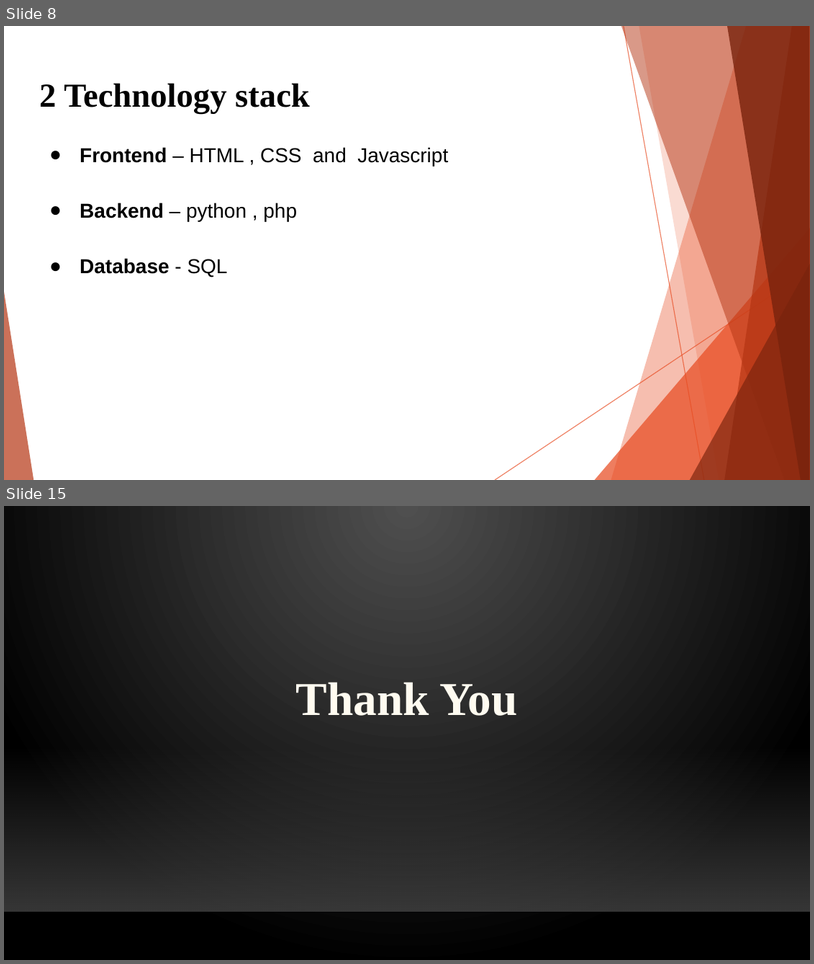
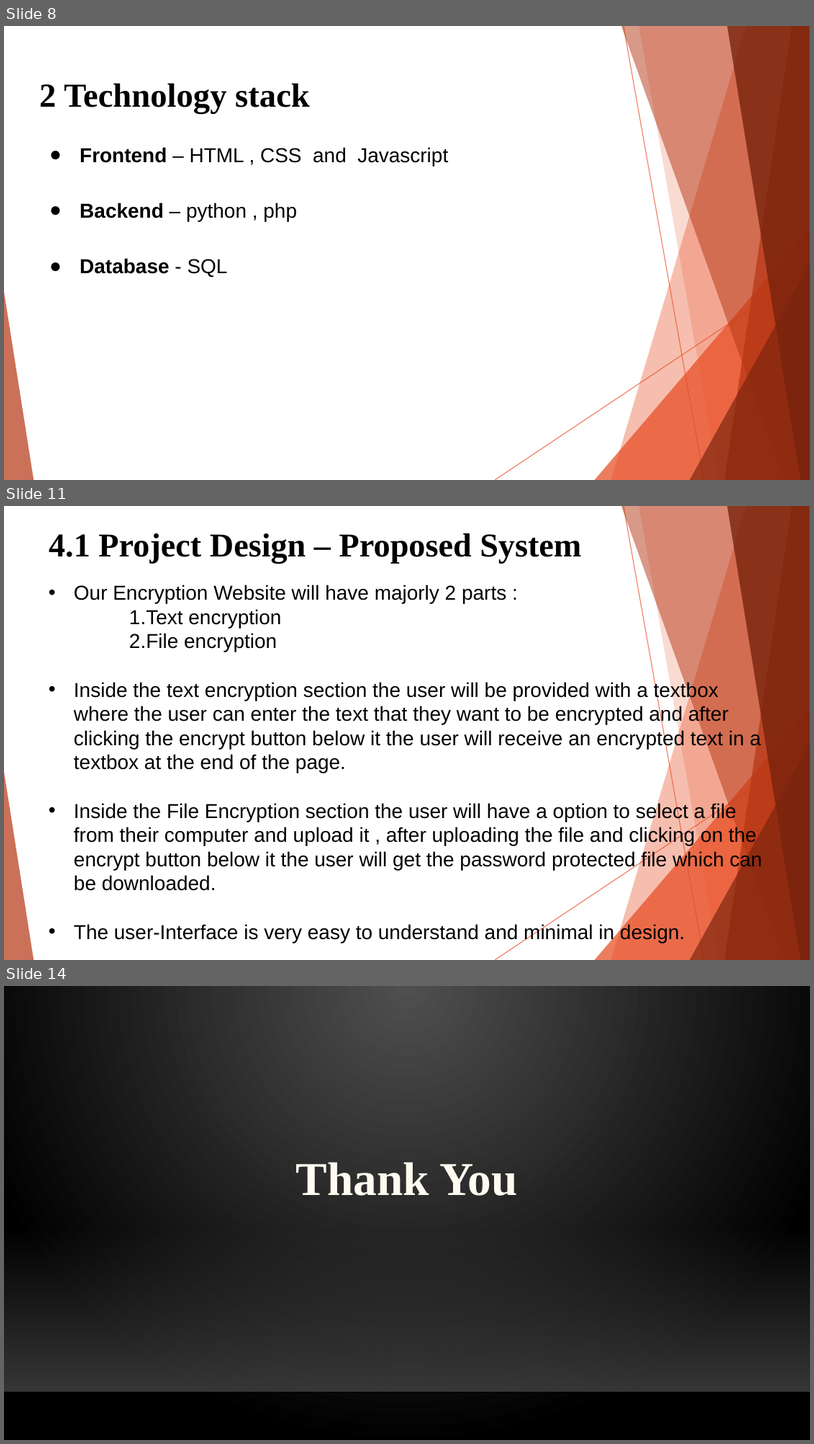
Before and after one commit to SmitPanchal61/Secerative, a slide deck: docs/SE_Mini Project_Presentation1_2021-2022_Group_14.pptx. Shown one above the other, each under a label of ours: slides 8 and 15 before the commit, slides 8, 11 and 14 after it; the slides between them are not shown. The pictures are 814x964 and 814x1444 pixels, drawn with LibreOffice and Linux fonts; fonts in the diff are those of the drawing; background and template pictures are left out. Boxes give left, top, right and bottom in pixels: in the first picture for what was removed or moved away, otherwise in the second. Text is boxed around its words. In the diff, an @@ line names an element or a change of style, - is before the commit and + after.

```diff
--- a/docs/SE_Mini Project_Presentation1_2021-2022_Group_14.pptx
+++ b/docs/SE_Mini Project_Presentation1_2021-2022_Group_14.pptx
@@ slide 11 added at (4, 506, 810, 960), background #FFFFFF; not listed: 10 template elements that a slide beside it also shows @@
@@ title added at (49, 533, 581, 564), 29.7 pt, text #000000, bold @@
+4.1 Project Design – Proposed System
@@ text added at (74, 584, 762, 942), 18 pt, text #000000 @@
+• Our Encryption Website will have majorly 2 parts :
+1.Text encryption
+2.File encryption
+• Inside the text encryption section the user will be provided with a textbox where the user can enter the text that they want to be encrypted and after clicking the encrypt button below it the user will receive an encrypted text in a textbox at the end of the page.
+• Inside the File Encryption section the user will have a option to select a file from their computer and upload it , after uploading the file and clicking on the encrypt button below it the user will get the password protected file which can be downloaded.
+• The user-Interface is very easy to understand and minimal in design.
@@ what was slide 15 is now slide 14 @@
```
Also in this commit, not shown: 2 slides changed, 1 other slide added, 3 slides removed, 1 other file.
